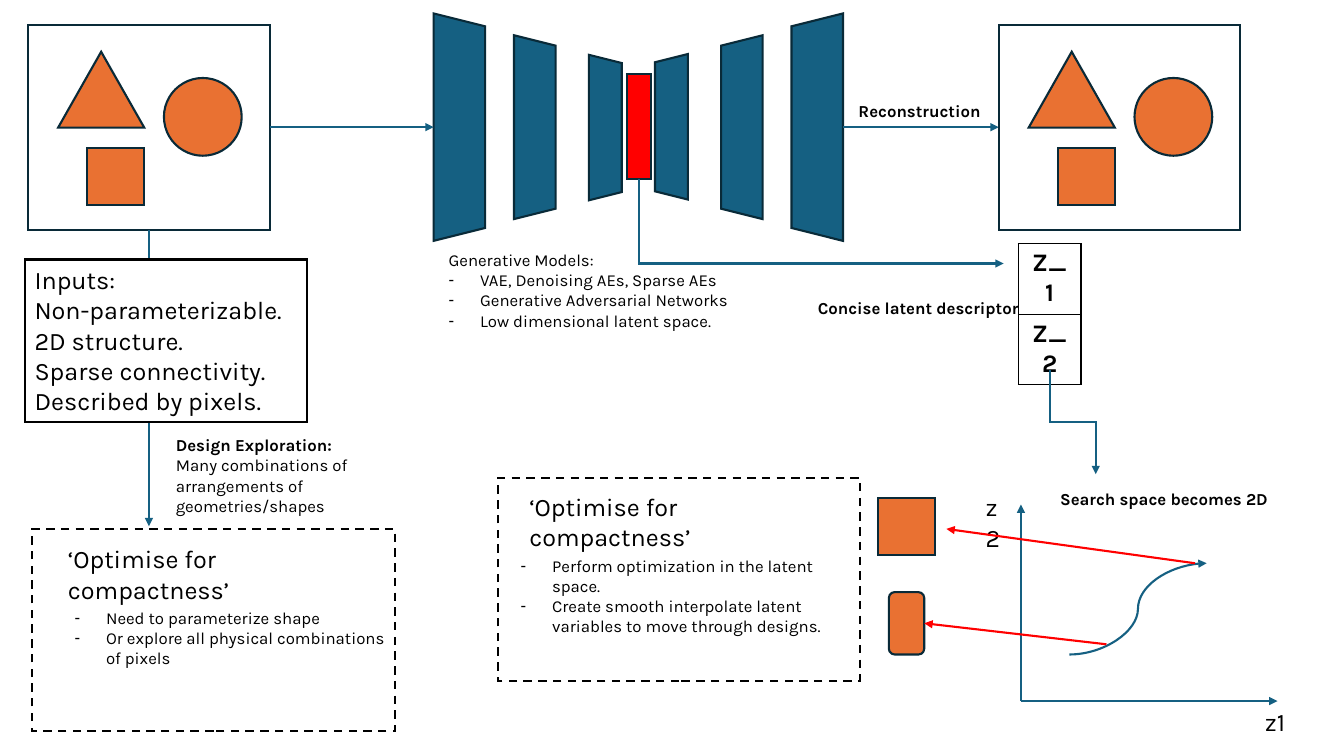
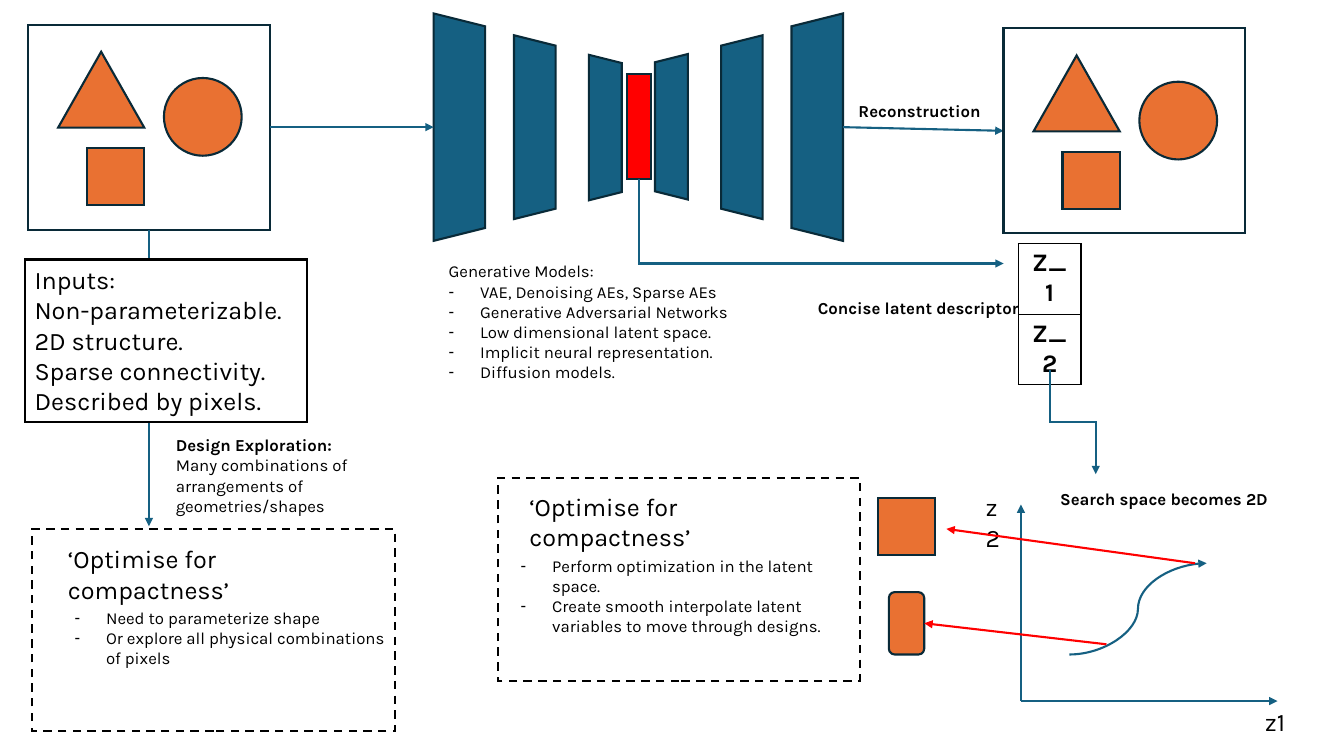
Before and after one commit to jhell1717/msc-ai-project, a slide deck: slide 2 of 01-planning/ProjectOverview.pptx. Drawn at 1344x756 pixels with LibreOffice and Linux fonts; fonts in the diff are those of the drawing. Boxes give left, top, right and bottom in pixels: in the first picture for what was removed or moved away, otherwise in the second. Text is boxed around its words. In the diff, an @@ line names an element or a change of style, - is before the commit and + after.

Commit message:
updated slides and literature

```diff
--- a/01-planning/ProjectOverview.pptx
+++ b/01-planning/ProjectOverview.pptx
@@ 2 rectangles, 1 triangle, 1 ellipse: place and size @@
-2 rectangles, 1 triangle, 1 ellipse at (999,24,1241,229)
+2 rectangles, 1 triangle, 1 ellipse at (1004,28,1246,233)
@@ arrow moved from (843, 127) - (999, 127) to (843, 127) - (1004, 131) @@
@@ text "Generative Models:": place and size @@
-text "Generative Models:" at (449,254,728,331)
+text "Generative Models:" at (449,265,728,379)
@@ text at (480,346,713,379): paragraphs added @@
+– Implicit neural representation.
+– Diffusion models.
```
Also in this commit, not shown: 3 other files.
